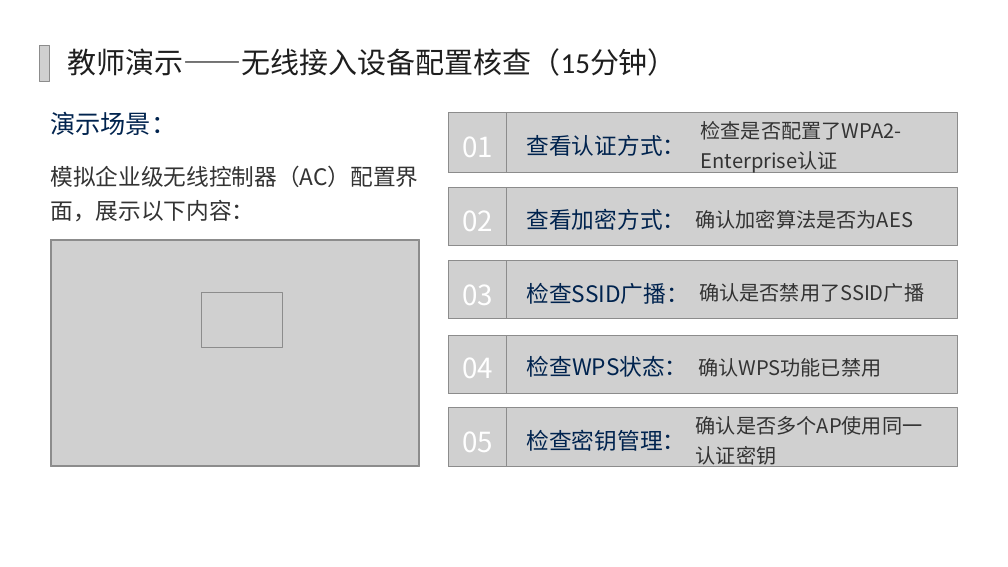
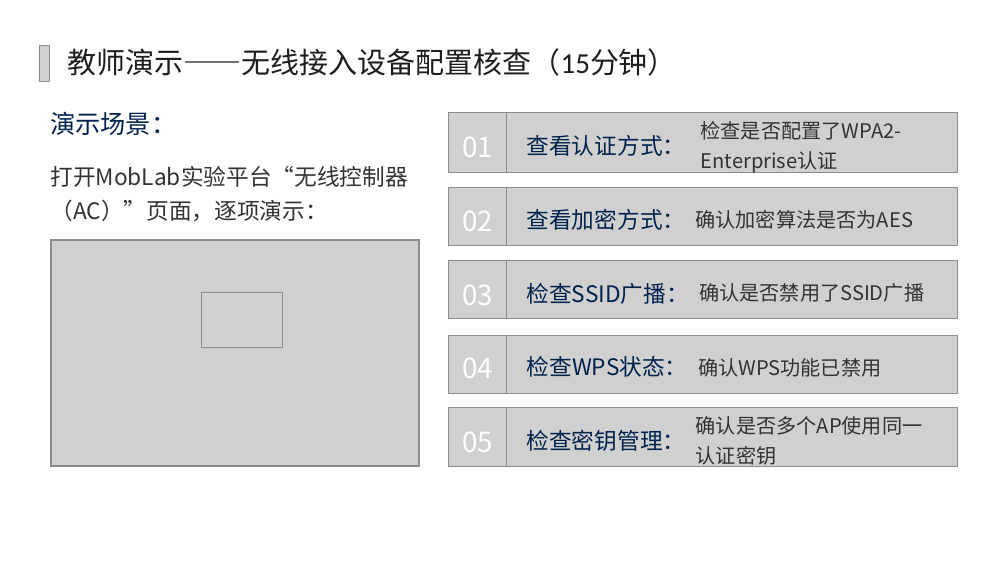
Before and after one commit to yiyimu-ruiruimu/security-assessment-platform, a slide deck: slide 9 of PPT/7.2.2 移动安全配置核查.pptx (slide 8 before the commit). Drawn at 1008x567 pixels with LibreOffice and Linux fonts; fonts in the diff are those of the drawing; grey boxes stand for pictures; background and template pictures are left out. Boxes give left, top, right and bottom in pixels: in the first picture for what was removed or moved away, otherwise in the second. Text is boxed around its words. In the diff, an @@ line names an element or a change of style, - is before the commit and + after.

```diff
--- a/PPT/7.2.2 移动安全配置核查.pptx
+++ b/PPT/7.2.2 移动安全配置核查.pptx
@@ text at <box>50,166,407,221</box>: text changed @@
-模拟企业级无线控制器（AC）配置界面，展示以下内容：
+打开MobLab实验平台“无线控制器（AC）”页面，逐项演示：
```
Also in this commit, not shown: 9 other slides changed, 49 other files.
